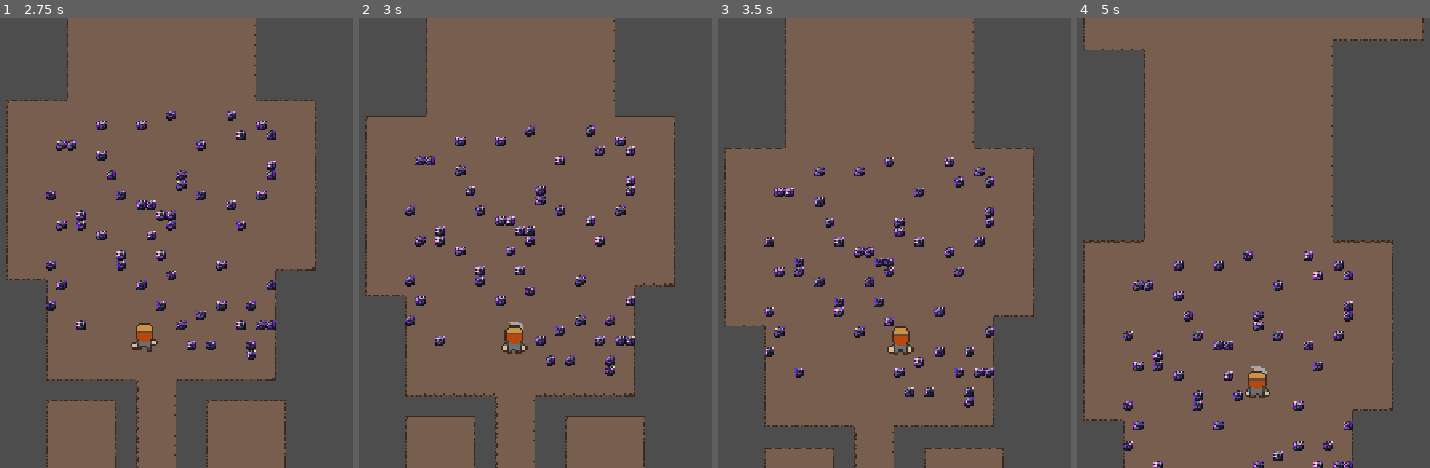
Above: before the commit, frames 1-4 (left to right).
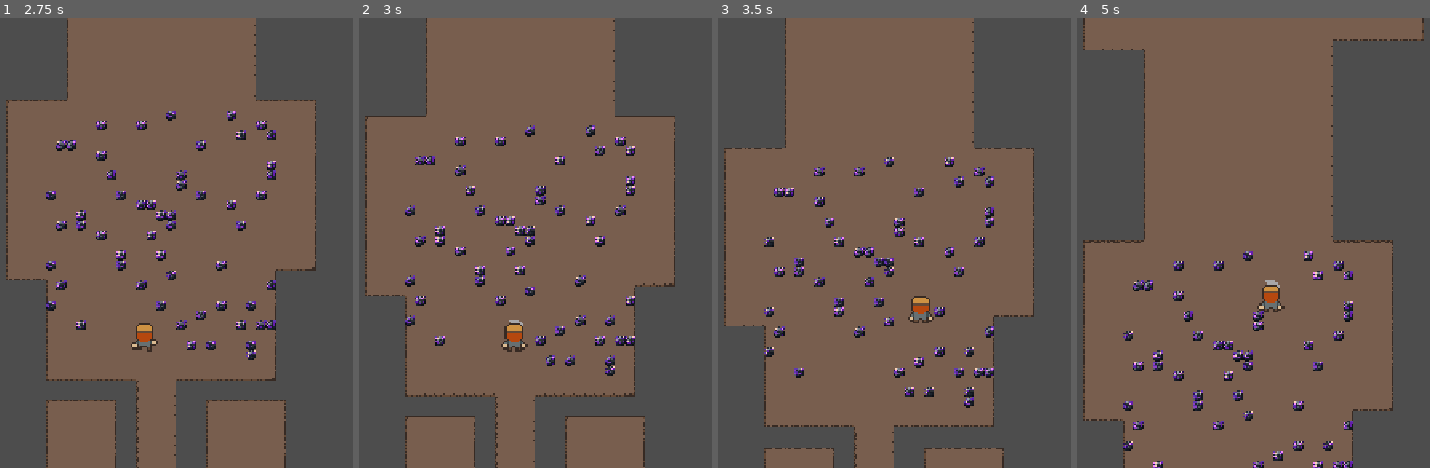
Above: after the commit, the same moments.

Repository: TomasDuggan/tp-1-2d-game-imagecampus
Game: Godot game, scene res://scenes/main.tscn
The game is run twice, just before and just after one commit, with the same random seed, the same clock (stepped at 60 frames per second) and the same inputs.
Inputs:
- Up to frame 1 (2.75 s): tap Enter at 0.5 s; hold D (move_right) 0.53-1.28 s; hold Space (swap_hero) 0.53-1.28 s; hold A (move_left) 1.28-2.03 s; tap Space (swap_hero) at 1.35 s; hold D (move_right) from 2.03 s (still down); hold Space (swap_hero) from 2.03 s (still down)
- Up to frame 2 (3 s): keep holding D (move_right); release Space (swap_hero) at 2.78 s; tap Space (swap_hero) at 2.85 s
- Up to frame 3 (3.5 s): keep holding D (move_right)
- Up to frame 4 (5 s): release D (move_right) at 3.53 s; hold Space (swap_hero) 3.53-4.28 s; hold A (move_left) from 3.53 s (still down); tap Space (swap_hero) at 4.35 s

Frame 1 is identical in both runs. In frame 2, 0.2% of the frame differs, in the area x 40-48%, y 67-75%; in frame 3, 0.6%; in frame 4, 1.0%, in the area x 44-59%, y 58-90%.

Commit message:
Agrego hit y hurt boxes para manejar el dmg y no repetir logica
- No era una interfaz muy consistente entre Hero y Collectable asi que levanto Node2D como fuente y receptor del dmg. Cada cual sabe a que clase castear para resolver el resto

Diff:
--- a/godot/project.godot
+++ b/godot/project.godot
@@ -50,6 +50,8 @@
 2d_physics/layer_2="hero"
 2d_physics/layer_3="obstacle"
 2d_physics/layer_4="collectable"
+2d_physics/layer_5="hitbox"
+2d_physics/layer_6="hurtbox"
 
 [rendering]
 
--- a/godot/scenes/collectables/collectable.tscn
+++ b/godot/scenes/collectables/collectable.tscn
@@ -1,11 +1,15 @@
-[gd_scene load_steps=4 format=3 uid="uid://ctkc2ceeqspqm"]
+[gd_scene load_steps=6 format=3 uid="uid://ctkc2ceeqspqm"]
 
 [ext_resource type="Script" uid="uid://c6hbv3qf53l4y" path="res://scripts/collectables/collectable.gd" id="1_uwx36"]
+[ext_resource type="PackedScene" uid="uid://bhr40240oq8fk" path="res://scenes/damage/hurtbox.tscn" id="2_vtu06"]
 
 [sub_resource type="SpriteFrames" id="SpriteFrames_6cysq"]
 
 [sub_resource type="RectangleShape2D" id="RectangleShape2D_7jvdu"]
-size = Vector2(40, 40)
+custom_solver_bias = 1.0
+
+[sub_resource type="RectangleShape2D" id="RectangleShape2D_88g45"]
+size = Vector2(16, 16)
 
 [node name="Collectable" type="StaticBody2D"]
 collision_layer = 8
@@ -17,3 +21,9 @@
 
 [node name="PhysicsCollisionShape" type="CollisionShape2D" parent="."]
 shape = SubResource("RectangleShape2D_7jvdu")
+
+[node name="Hurtbox" parent="." instance=ExtResource("2_vtu06")]
+
+[node name="CollisionShape2D" type="CollisionShape2D" parent="Hurtbox"]
+shape = SubResource("RectangleShape2D_88g45")
+debug_color = Color(1, 0, 0, 0.419608)
--- /dev/null
+++ b/godot/scenes/damage/hitbox.tscn
@@ -0,0 +1,8 @@
+[gd_scene load_steps=2 format=3 uid="uid://bq2pr30406woi"]
+
+[ext_resource type="Script" uid="uid://c547wo8tts2xt" path="res://scripts/damage/hitbox.gd" id="1_3b1an"]
+
+[node name="Hitbox" type="Area2D"]
+collision_layer = 0
+collision_mask = 32
+script = ExtResource("1_3b1an")
--- /dev/null
+++ b/godot/scenes/damage/hurtbox.tscn
@@ -0,0 +1,8 @@
+[gd_scene load_steps=2 format=3 uid="uid://bhr40240oq8fk"]
+
+[ext_resource type="Script" uid="uid://b8ajcwv14t3ts" path="res://scripts/damage/hurtbox.gd" id="1_50qfs"]
+
+[node name="Hurtbox" type="Area2D"]
+collision_layer = 32
+collision_mask = 0
+script = ExtResource("1_50qfs")
--- a/godot/scenes/main.tscn
+++ b/godot/scenes/main.tscn
@@ -6,19 +6,19 @@
 [ext_resource type="SpriteFrames" uid="uid://8dvyppn706ka" path="res://animations/miner_animation.tres" id="2_sugp2"]
 [ext_resource type="Script" uid="uid://dx2akoth87pp5" path="res://scripts/hero/hero_animation.gd" id="3_jyhfs"]
 [ext_resource type="Script" uid="uid://w6k62hjfi6jo" path="res://scripts/managers/hero_swapper.gd" id="3_sugp2"]
-[ext_resource type="Script" uid="uid://d25mti2kgrldo" path="res://scripts/hero/hero_attack.gd" id="4_tbgi4"]
 [ext_resource type="PackedScene" uid="uid://ctkc2ceeqspqm" path="res://scenes/collectables/collectable.tscn" id="5_eb6dy"]
 [ext_resource type="Resource" uid="uid://2xfhaqt1va0q" path="res://configs/collectables/instances/minerals/amethyst_mineral_config.tres" id="6_trceg"]
 [ext_resource type="Script" uid="uid://bmnn78fbowmjo" path="res://scripts/managers/collectables_manager.gd" id="8_85g3d"]
 [ext_resource type="TileSet" uid="uid://bexs7e33c7b6q" path="res://art/tiles/cave_tile_set.tres" id="9_trceg"]
 [ext_resource type="Script" uid="uid://dhsqnlkb2pg63" path="res://scripts/collectables/collectable_spawn_points.gd" id="10_a8y0u"]
 [ext_resource type="Script" uid="uid://b8vecgqkje2e6" path="res://scripts/managers/collectables_spawner.gd" id="10_choun"]
+[ext_resource type="PackedScene" uid="uid://bq2pr30406woi" path="res://scenes/damage/hitbox.tscn" id="13_trceg"]
 
 [sub_resource type="RectangleShape2D" id="RectangleShape2D_tefeu"]
 size = Vector2(20, 31)
 
-[sub_resource type="RectangleShape2D" id="RectangleShape2D_jyhfs"]
-size = Vector2(32, 30)
+[sub_resource type="RectangleShape2D" id="RectangleShape2D_a8y0u"]
+size = Vector2(28, 20)
 
 [node name="Main" type="Node2D"]
 
@@ -74,12 +74,9 @@
 position = Vector2(0, 5.5)
 shape = SubResource("RectangleShape2D_tefeu")
 
-[node name="Attack" type="Area2D" parent="Level/Hero"]
-collision_layer = 0
-collision_mask = 8
-script = ExtResource("4_tbgi4")
+[node name="Hitbox" parent="Level/Hero" instance=ExtResource("13_trceg")]
 
-[node name="AttackCollisionShape" type="CollisionShape2D" parent="Level/Hero/Attack"]
-position = Vector2(-1, -26)
-shape = SubResource("RectangleShape2D_jyhfs")
-debug_color = Color(0.608352, 0.536571, 0.165396, 0.42)
+[node name="CollisionShape2D" type="CollisionShape2D" parent="Level/Hero/Hitbox"]
+position = Vector2(-1, -25)
+shape = SubResource("RectangleShape2D_a8y0u")
+debug_color = Color(0.612019, 0.538159, 0, 0.42)
--- a/godot/scripts/collectables/collectable.gd
+++ b/godot/scripts/collectables/collectable.gd
@@ -5,20 +5,22 @@
 """
 
 @onready var _animation: AnimatedSprite2D = $Animation
-
-signal destroyed(config: CollectableConfig)
+@onready var _hurtbox: Hurtbox = $Hurtbox
 
 var _config: CollectableConfig
 var _behaviours: Array[CollectableBehaviour] = []
-var _current_hp: int
 
 
 func initialize(config: CollectableConfig) -> void:
 	_config = config
-	_current_hp = config.hp
-	_animation.sprite_frames = config.sprite_frames
 
-	for behaviour_config: CollectableBehaviourConfig in config.behaviour_configs:
+func _ready():
+	_hurtbox.initialize(self, _config.hp, Enums.DamageFaction.COLLECTABLE)
+	_hurtbox.destroyed.connect(_destroyed)
+
+	_animation.sprite_frames = _config.sprite_frames
+
+	for behaviour_config: CollectableBehaviourConfig in _config.behaviour_configs:
 		_add_behaviour(behaviour_config)
 
 func _add_behaviour(behaviour_config: CollectableBehaviourConfig) -> void:
@@ -28,20 +30,14 @@
 	instance.initialize(behaviour_config)
 	add_child(instance)
 
-func receive_damage(damage_source: Hero, damage: int) -> void:
-	_current_hp = max(_current_hp - damage, 0)
+func _destroyed(damage_source: Hero, _defender: Node2D) -> void:
+	for behaviour: CollectableBehaviour in _behaviours:
+		behaviour.on_destroyed_by_hero(damage_source)
 
-	if _current_hp == 0:
-		_destroyed_by_hero(damage_source)
-
-func _destroyed_by_hero(hero: Hero) -> void:
-	for behaviour: CollectableBehaviour in _behaviours:
-		behaviour.on_destroyed_by_hero(hero)
-
-	destroyed.emit(_config)
 	queue_free()
 
-
+func get_destroyed_velocity_boost_duration() -> float:
+	return _config.destroyed_velocity_boost_duration
 
 
 
--- /dev/null
+++ b/godot/scripts/damage/hitbox.gd
@@ -0,0 +1,53 @@
+extends Area2D
+class_name Hitbox
+"""
+Escena para hacer dmg a Hurtbox
+"""
+
+
+signal attack_performed()
+signal target_destroyed(defender_root: Node2D)
+
+var _damage_source: Node2D
+var _attack_cd_timer := Timer.new()
+var _damage: int
+var _targets_in_range: Array[Hurtbox] = []
+var _source_faction: Enums.DamageFaction
+
+
+func initialize(damage_source: Node2D, damage: int, attack_speed: float, autoattack: bool, source_faction: Enums.DamageFaction) -> void:
+	_damage_source = damage_source
+	_damage = damage
+	_source_faction = source_faction
+
+	_attack_cd_timer.autostart = autoattack
+	_attack_cd_timer.wait_time = attack_speed
+	_attack_cd_timer.timeout.connect(_on_attack_timeout)
+	add_child(_attack_cd_timer)
+
+func _ready():
+	area_entered.connect(_on_area_entered)
+	area_exited.connect(_on_area_exited)
+
+func _on_area_entered(target: Hurtbox) -> void:
+	if target.is_ally(_source_faction):
+		return
+
+	_targets_in_range.append(target)
+	target.destroyed.connect(_on_target_destroyed)
+
+func _on_area_exited(target: Hurtbox) -> void:
+	if target.is_ally(_source_faction):
+		return
+
+	_targets_in_range.erase(target)
+	target.destroyed.disconnect(_on_target_destroyed)
+
+func _on_target_destroyed(_attacker: Node2D, defender: Node2D) -> void:
+	target_destroyed.emit(defender)
+
+func _on_attack_timeout() -> void:
+	attack_performed.emit()
+
+	for target: Hurtbox in _targets_in_range:
+		target.receive_damage(_damage_source, _damage)
--- /dev/null
+++ b/godot/scripts/damage/hurtbox.gd
@@ -0,0 +1,33 @@
+extends Area2D
+class_name Hurtbox
+"""
+Escena para recibir dmg de Hitbox
+"""
+
+signal destroyed(attacker_root: Node2D, defender_root: Node2D)
+
+var _root: Node2D
+var _current_hp: int
+var _faction: Enums.DamageFaction
+
+
+func initialize(root: Node2D, hp: int, faction: Enums.DamageFaction) -> void:
+	_root = root
+	_current_hp = hp
+	_faction = faction
+
+func receive_damage(attacker_root: Node2D, damage: int) -> void:
+	_current_hp = max(_current_hp - damage, 0)
+
+	if _current_hp == 0:
+		destroyed.emit(attacker_root, _root)
+
+func is_ally(other: Enums.DamageFaction) -> bool:
+	return _faction == other
+
+
+
+
+
+
+#
--- a/godot/scripts/hero/hero.gd
+++ b/godot/scripts/hero/hero.gd
@@ -1,8 +1,7 @@
 extends CharacterBody2D
 class_name Hero
 
-
-@onready var _attack: HeroAttack = $Attack
+@onready var _hitbox: Hitbox = $Hitbox
 
 var _horizontal_direction: int # 1 o -1
 var _horizontal_speed := 150.0
@@ -17,9 +16,9 @@
 	vertical_speed_boost_handler.vertical_speed_changed.connect(_on_vertical_speed_changed)
 	add_child(vertical_speed_boost_handler)
 
-	_attack.initialize(self)
-	_attack.attack_performed.connect($Animation.play_attack_animation)
-	_attack.collectable_destroyed.connect(vertical_speed_boost_handler.on_collectable_destroyed)
+	_hitbox.initialize(self, 1, 1.0, true, Enums.DamageFaction.HERO) # TODO: levantarlo de HeroConfig
+	_hitbox.attack_performed.connect($Animation.play_attack_animation)
+	_hitbox.target_destroyed.connect(vertical_speed_boost_handler.on_target_destroyed)
 
 func _process(_delta):
 	if !_is_selected:
--- a/godot/scripts/hero/vertical_speed_boost_handler.gd
+++ b/godot/scripts/hero/vertical_speed_boost_handler.gd
@@ -1,11 +1,15 @@
 extends Node
 class_name VerticalSpeedBoostHandler
+"""
+Manejador del boost en eje Y que recibe el heroe al destruir un collectable
+"""
+
 
 signal vertical_speed_changed(new_vertical_speed: float)
 
 var _vertical_speed_boost_timer := Timer.new()
 
-const NORMAL_VERTICAL_SPEED := 0.0 # TODO: rename, normal?
+const USUAL_VERTICAL_SPEED := 0.0 # TODO: rename, usual?
 const VERTICAL_SPEED_BOOST := -100.0
 
 
@@ -13,13 +17,13 @@
 	_vertical_speed_boost_timer.one_shot = true
 	add_child(_vertical_speed_boost_timer)
 
-func on_collectable_destroyed(config: CollectableConfig) -> void:
+func on_target_destroyed(collectable: Collectable) -> void:
 	if _vertical_speed_boost_timer.is_stopped():
 		_vertical_speed_boost_timer.timeout.connect(_on_speed_boost_expired, CONNECT_ONE_SHOT)
 
-	_vertical_speed_boost_timer.start(config.destroyed_velocity_boost_duration)
+	_vertical_speed_boost_timer.start(collectable.get_destroyed_velocity_boost_duration())
 
 	vertical_speed_changed.emit(VERTICAL_SPEED_BOOST)
 
 func _on_speed_boost_expired() -> void:
-	vertical_speed_changed.emit(NORMAL_VERTICAL_SPEED)
+	vertical_speed_changed.emit(USUAL_VERTICAL_SPEED)
--- a/godot/scripts/managers/collectables_spawner.gd
+++ b/godot/scripts/managers/collectables_spawner.gd
@@ -19,8 +19,8 @@
 func _instantiate_collectable(position: Vector2) -> void:
 	var collectable_instance: Collectable = _collectable_scene.instantiate()
 
+	collectable_instance.initialize(_test_collectable)
 	_collectables_container.add_child(collectable_instance)
-	collectable_instance.initialize(_test_collectable)
 	collectable_instance.global_position = position
 
 
--- a/godot/scripts/utils/enums.gd
+++ b/godot/scripts/utils/enums.gd
@@ -4,3 +4,5 @@
 """
 
 enum CollectableType { MINERAL, ENEMY }
+
+enum DamageFaction { HERO, COLLECTABLE }
Not shown, added: godot/scripts/damage/hitbox.gd.uid
Not shown, added: godot/scripts/damage/hurtbox.gd.uid
